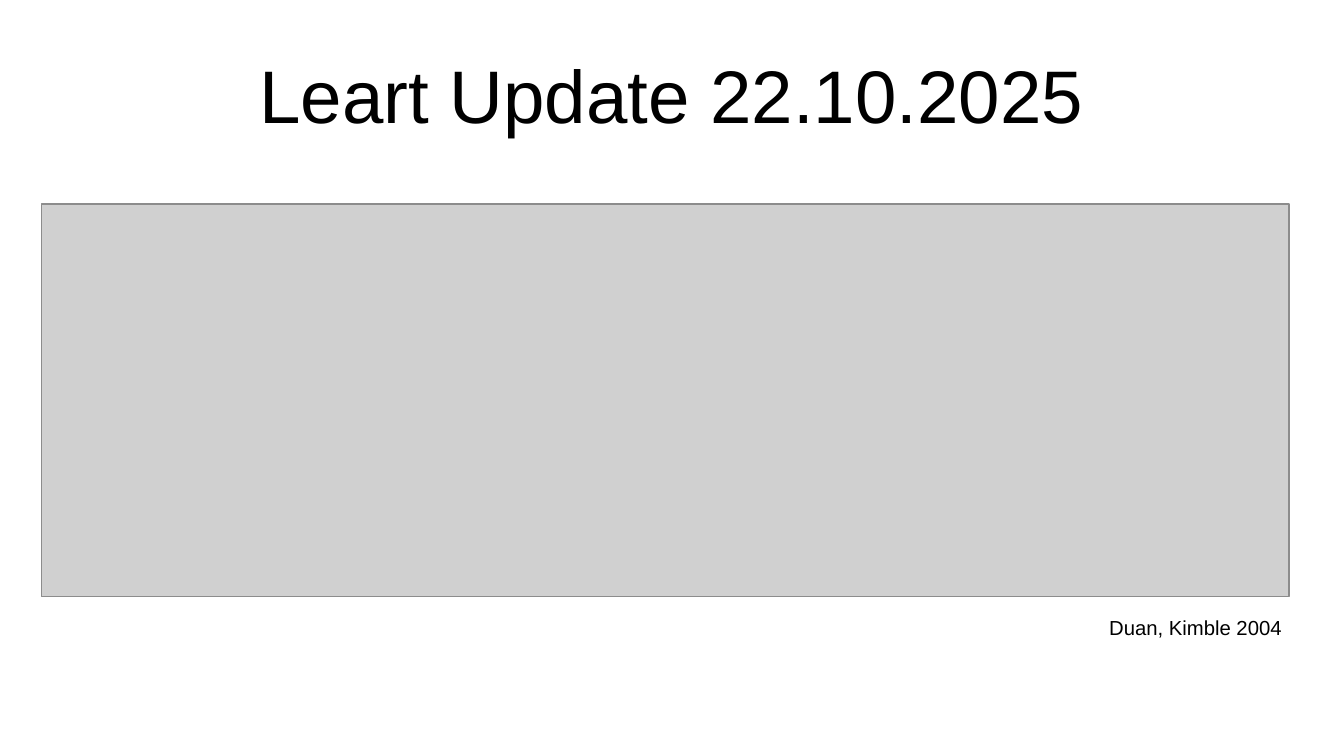
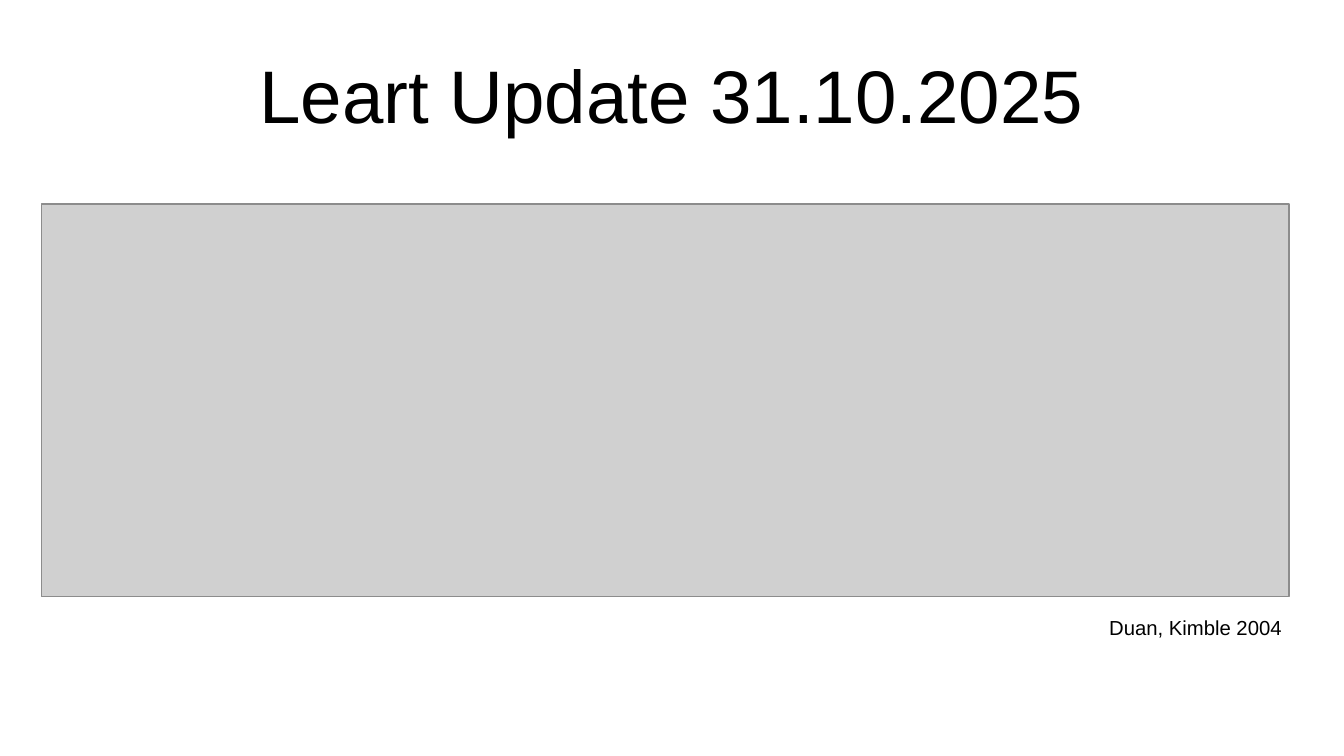
Before and after one commit to leart-zuka/Master_Thesis, a slide deck: slide 1 of presentations/lab_report_22_10_2025.odp. Drawn at 1344x756 pixels with LibreOffice and Linux fonts; fonts in the diff are those of the drawing; grey boxes stand for pictures. Boxes give left, top, right and bottom in pixels: in the first picture for what was removed or moved away, otherwise in the second. Text is boxed around its words. In the diff, an @@ line names an element or a change of style, - is before the commit and + after.

```diff
--- a/presentations/lab_report_22_10_2025.odp
+++ b/presentations/lab_report_22_10_2025.odp
@@ title at [259, 69, 1083, 137]: text changed @@
-Leart Update 22.10.2025
+Leart Update 31.10.2025
```
Also in this commit, not shown: 8 slides added, 3 slides removed, 1 other file.
